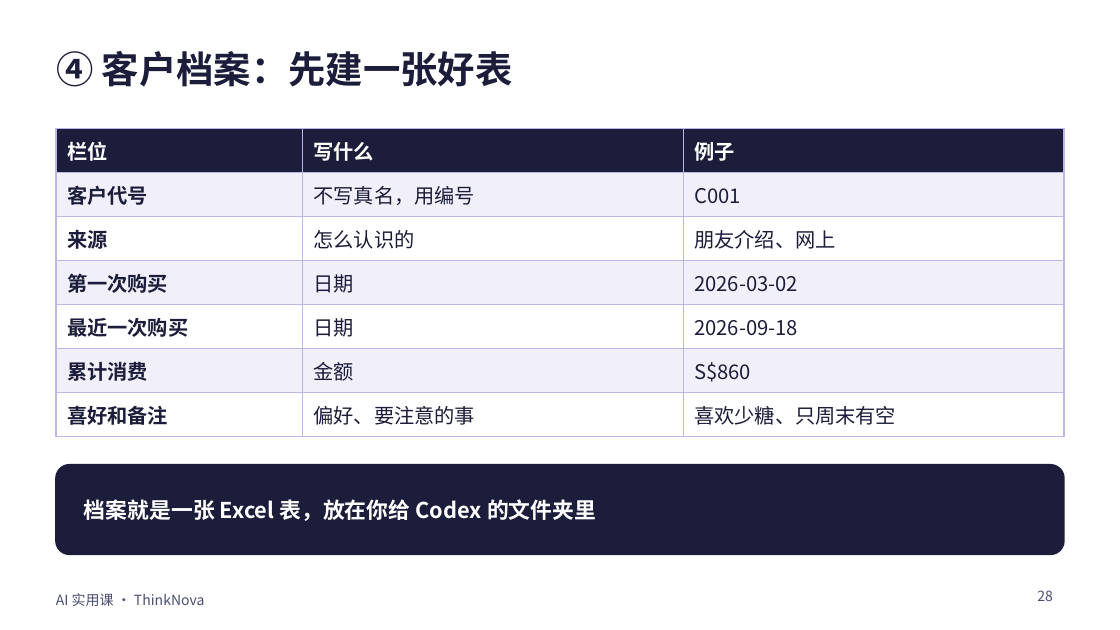
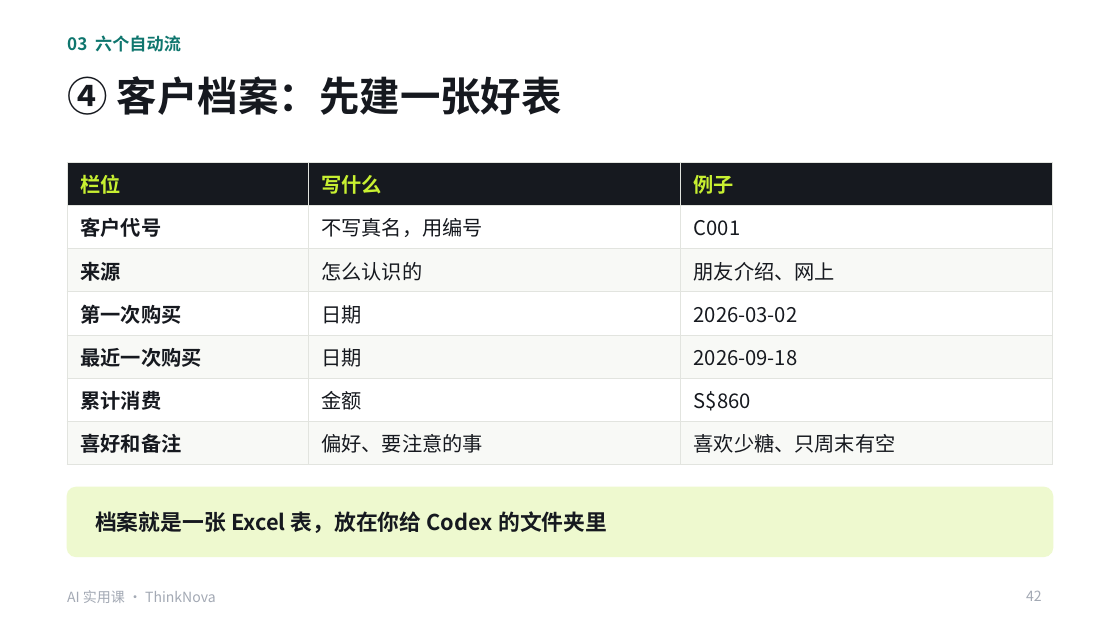
Before and after one commit to freyhuang-11/thinknova-memory, a slide deck: slide 42 of courses/小生意实用课/AI实用课_Codex提效.pptx (slide 28 before the commit). Drawn at 1120x630 pixels with LibreOffice and Linux fonts; fonts in the diff are those of the drawing. Boxes give left, top, right and bottom in pixels: in the first picture for what was removed or moved away, otherwise in the second. Text is boxed around its words. In the diff, an @@ line names an element or a change of style, - is before the commit and + after.

```diff
--- a/courses/小生意实用课/AI实用课_Codex提效.pptx
+++ b/courses/小生意实用课/AI实用课_Codex提效.pptx
@@ text added at (67, 35, 181, 52), 11 pt, text #0F766E, bold @@
+03 六个自动流
@@ title "④ 客户档案：先建一张好表": place and size @@
-title "④ 客户档案：先建一张好表" at (56, 51, 513, 87)
+title "④ 客户档案：先建一张好表" at (67, 76, 562, 115)
@@ title "④ 客户档案：先建一张好表" at (67, 76, 562, 115): size 24 to 26 pt, text colour #1C1D3A to #16191F @@
@@ table at (67, 162, 1052, 457) @@
@@ fill #1C1D3A to #16191F in row 1 @@
@@ fill #F1F0FA to #FFFFFF in 9 cells @@
@@ fill #FFFFFF to #F8F9F6 in 9 cells @@
@@ text colour #FFFFFF to #C8F031 in "栏位", "写什么", "例子" @@
@@ text colour #1C1D3A to #16191F @@
@@ borders changed @@
@@ table: place and size @@
-table at (56, 129, 1064, 429)
+table at (67, 162, 1052, 457)
@@ rounded rectangle: place and size @@
-rounded rectangle at (56, 465, 1064, 554)
+rounded rectangle at (67, 487, 1053, 557)
@@ rounded rectangle at (67, 487, 1053, 557): fill #1C1D3A to #EEF9CF; outline #1C1D3A 1 pt to #EEF9CF 0.75 pt; proportions changed @@
@@ text "档案就是一张 Excel 表，放在你给 Codex 的文件夹里": place and size @@
-text "档案就是一张 Excel 表，放在你给 Codex 的文件夹里" at (84, 499, 596, 521)
+text "档案就是一张 Excel 表，放在你给 Codex 的文件夹里" at (95, 511, 607, 533)
@@ text "档案就是一张 Excel 表，放在你给 Codex 的文件夹里" at (95, 511, 607, 533): text colour #FFFFFF to #16191F @@
@@ text "AI 实用课 · ThinkNova": place and size @@
-text "AI 实用课 · ThinkNova" at (56, 593, 204, 606)
+text "AI 实用课 · ThinkNova" at (67, 590, 215, 603)
@@ text "AI 实用课 · ThinkNova" at (67, 590, 215, 603): text colour #4A4E73 to #A3A9B4 @@
@@ page number added at (1026, 591, 1042, 601), 9 pt, text #A3A9B4 @@
+42
@@ page number removed at (1037, 590, 1053, 601) @@
-28
```
Also in this commit, not shown: 43 other slides changed, 24 slides added, 7 slides removed, 3 other files.
